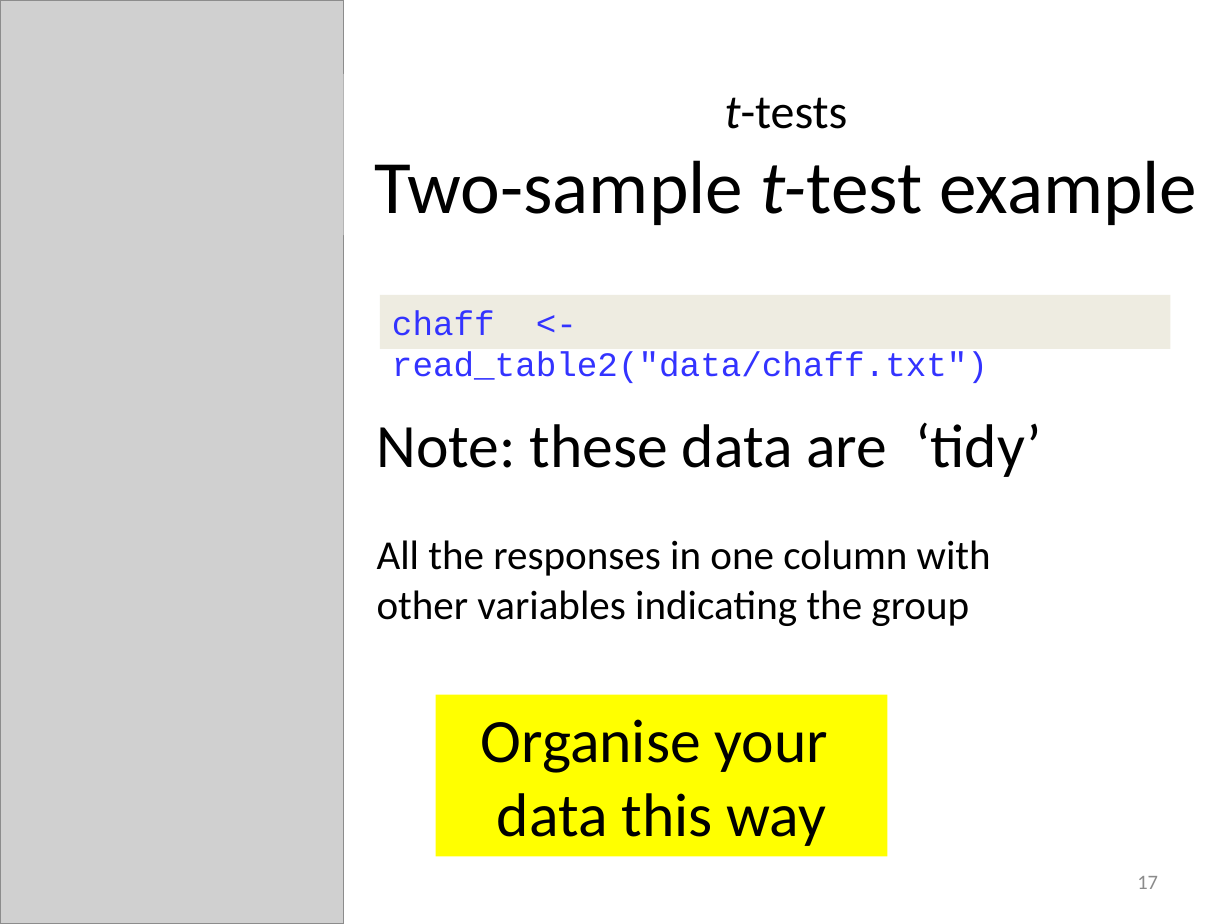
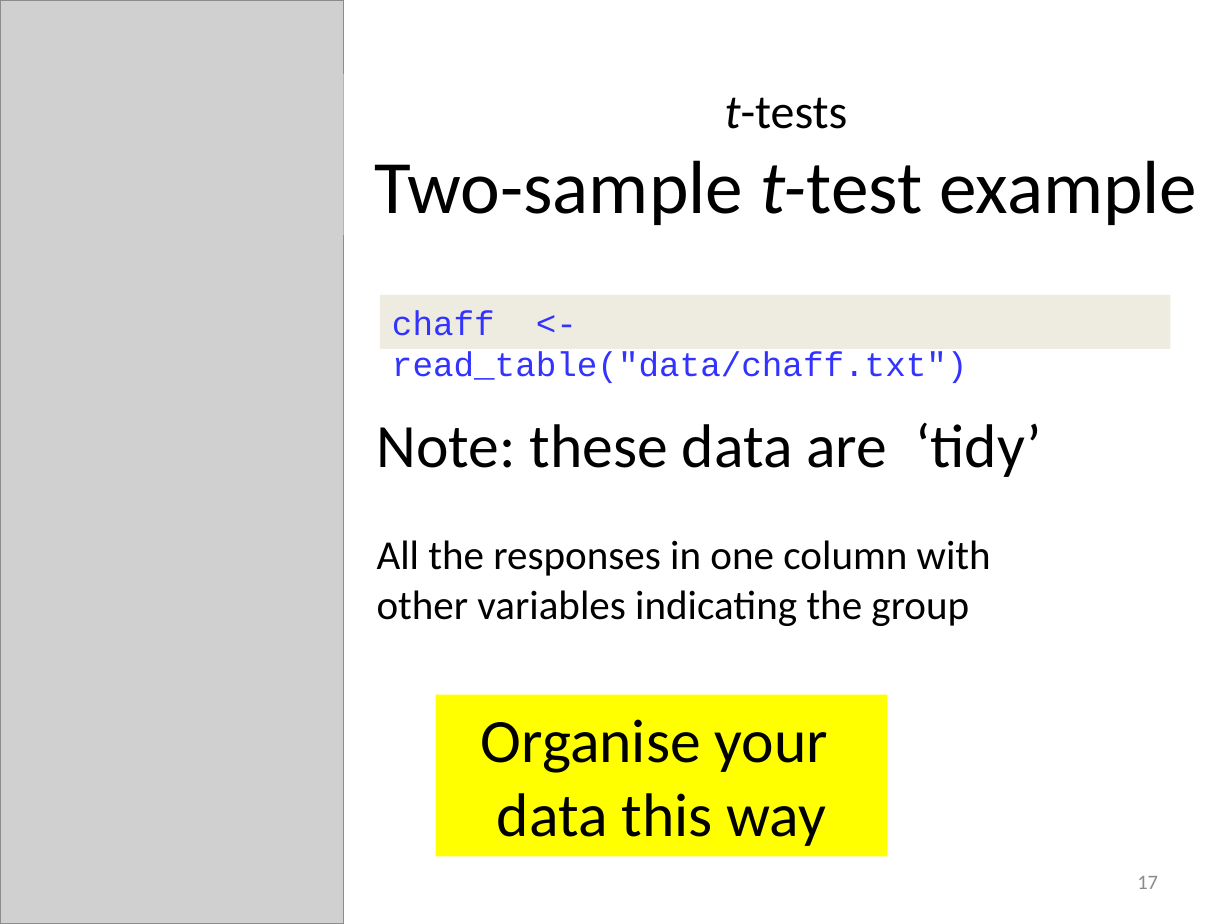
Before and after one commit to 3mmaRand/BIO00017C-Data-Analysis-in-R-2020, a slide deck: slide 17 of slides/05-two-sample-tests.pptx. Drawn at 1232x924 pixels with LibreOffice and Linux fonts; fonts in the diff are those of the drawing; grey boxes stand for pictures. Boxes give left, top, right and bottom in pixels: in the first picture for what was removed or moved away, otherwise in the second. Text is boxed around its words. In the diff, an @@ line names an element or a change of style, - is before the commit and + after.

Commit message:
minor slide correction

```diff
--- a/slides/05-two-sample-tests.pptx
+++ b/slides/05-two-sample-tests.pptx
@@ text in rectangle at [392, 310, 968, 383]: text changed @@
-chaff <- read_table2("data/chaff.txt")
+chaff <- read_table("data/chaff.txt")
```
Also in this commit, not shown: 1 other file.
